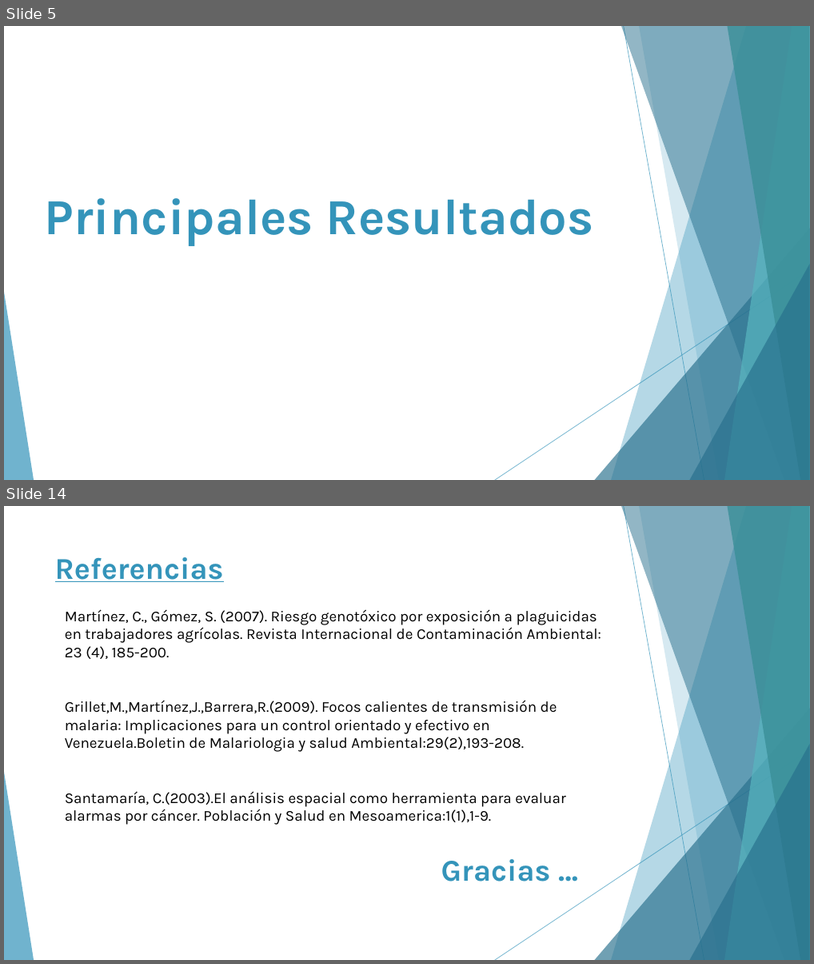
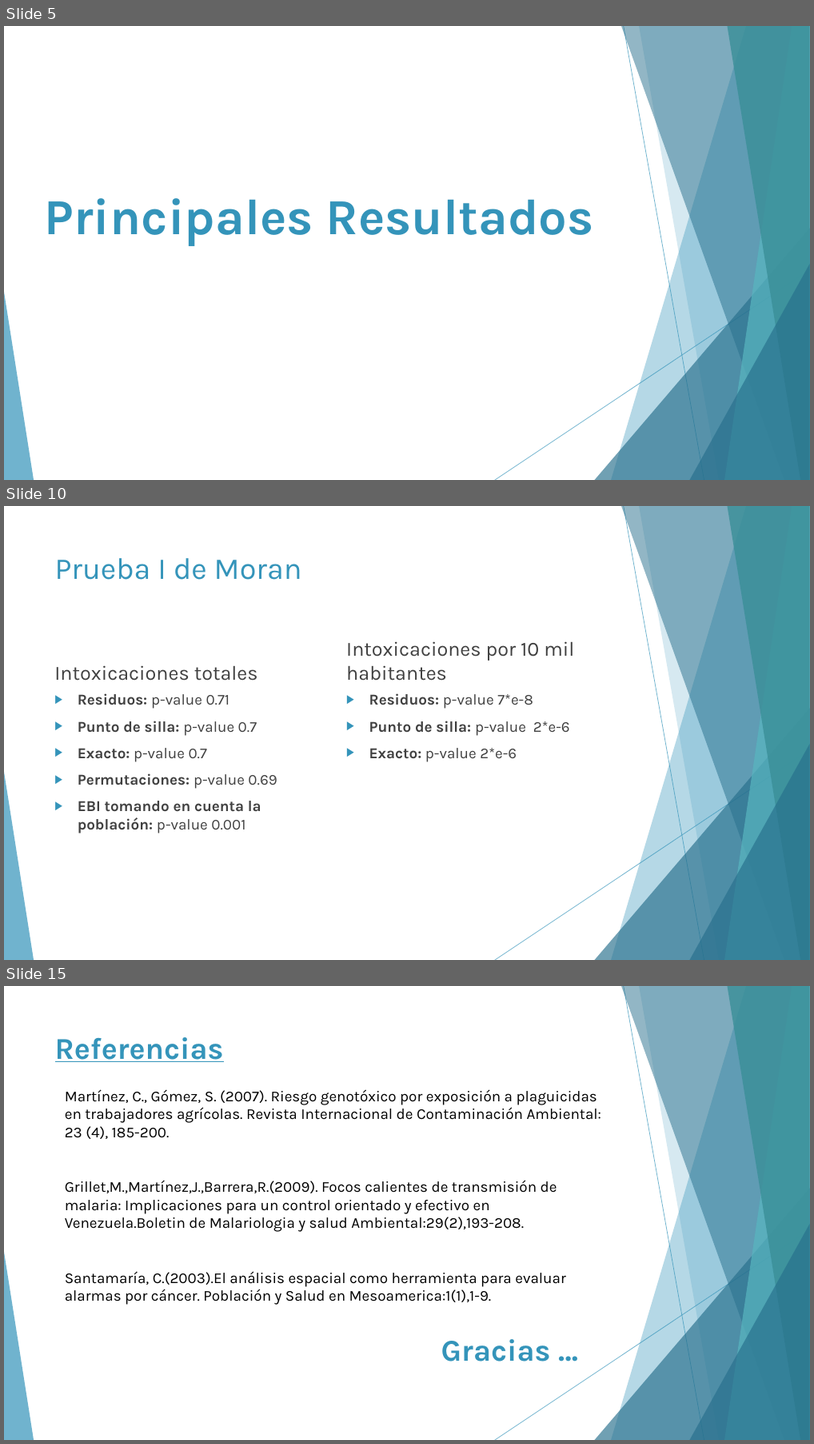
Before and after one commit to andresarguedas/Intoxicaciones-CR-2007-2014, a slide deck: Presentación - Intoxicaciones.pptx. Shown one above the other, each under a label of ours: slides 5 and 14 before the commit, slides 5, 10 and 15 after it; the slides between them are not shown. The pictures are 814x964 and 814x1444 pixels, drawn with LibreOffice and Linux fonts; fonts in the diff are those of the drawing. Boxes give left, top, right and bottom in pixels: in the first picture for what was removed or moved away, otherwise in the second. Text is boxed around its words. In the diff, an @@ line names an element or a change of style, - is before the commit and + after.

```diff
--- a/Presentación - Intoxicaciones.pptx
+++ b/Presentación - Intoxicaciones.pptx
@@ slide 10 added at [4,506,810,960], background #FFFFFF; not listed: 10 template elements that a slide beside it also shows @@
@@ title added at [55,558,302,580], 36 pt, text #3494BA @@
+Prueba I de Moran
@@ text added at [346,641,574,680], 24 pt, text #404040 @@
+Intoxicaciones por 10 mil habitantes
@@ text added at [54,665,258,680], 24 pt, text #404040 @@
+Intoxicaciones totales
@@ text added at [78,693,277,833], 18 pt, text #404040, bold @@
+▶ Residuos: p-value 0.71
+▶ Punto de silla: p-value 0.7
+▶ Exacto: p-value 0.7
+▶ Permutaciones: p-value 0.69
+▶ EBI tomando en cuenta la población: p-value 0.001
@@ text added at [370,693,570,762], 18 pt, text #404040 @@
+▶ Residuos: p-value 7*e-8
+▶ Punto de silla: p-value 2*e-6
+▶ Exacto: p-value 2*e-6
@@ what was slide 14 is now slide 15 @@
```
Also in this commit, not shown: 1 slide changed, 8 other slides added, 8 slides removed, 4 other files.
